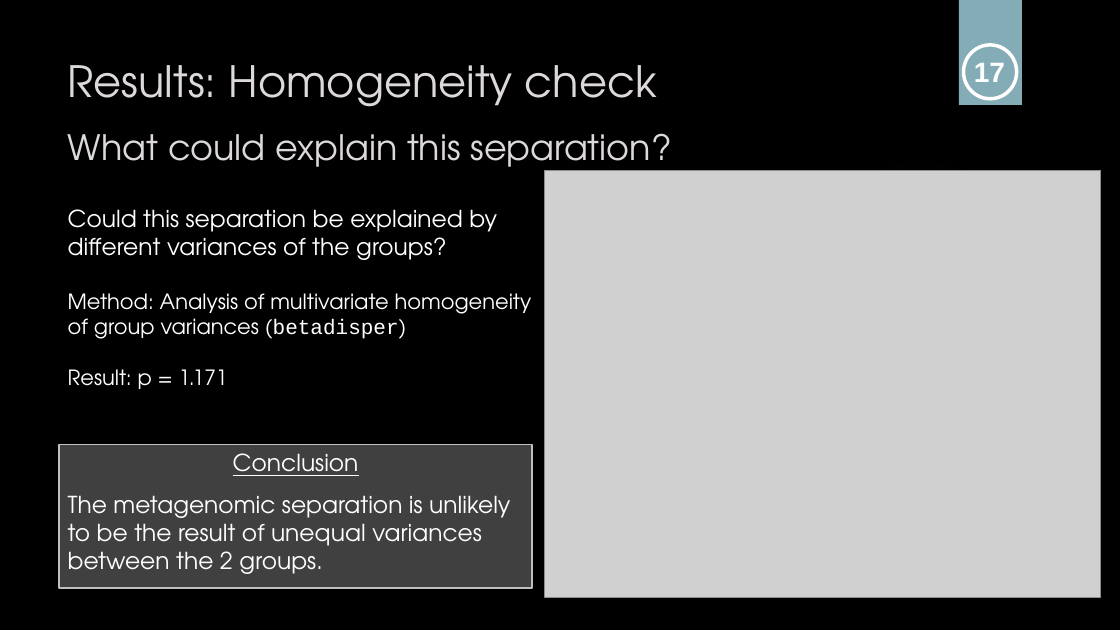
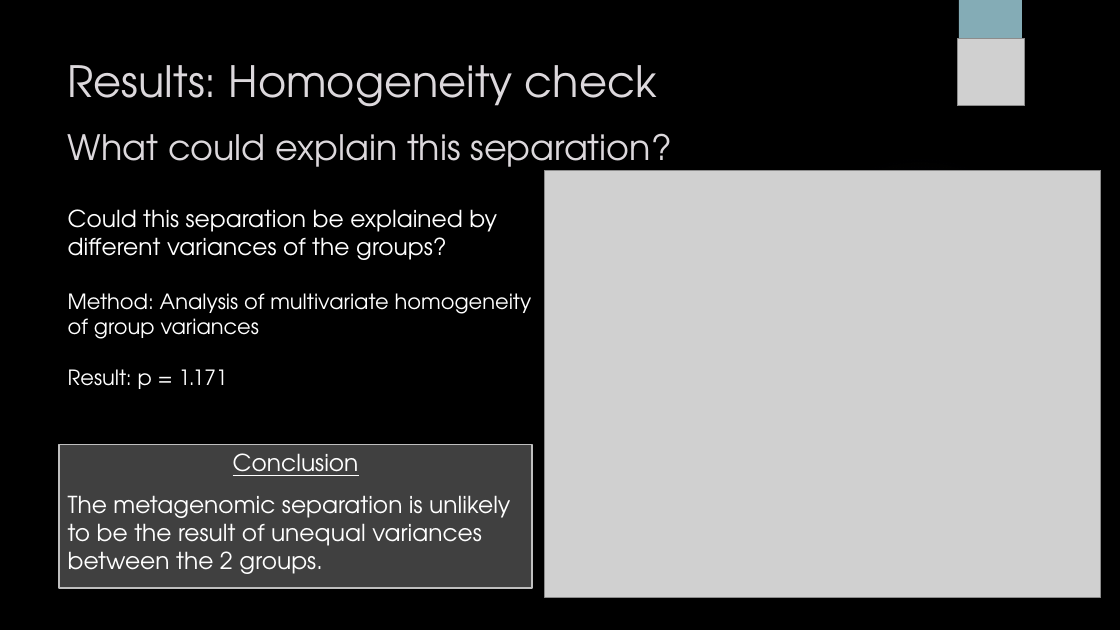
Before and after one commit to sabdeolive/Sabrina_BMS_Bachelor-Internship, a slide deck: slide 9 of Final Presentation.pptx. Drawn at 1120x630 pixels with LibreOffice and Linux fonts; fonts in the diff are those of the drawing; grey boxes stand for pictures; background and template pictures are left out. Boxes give left, top, right and bottom in pixels: in the first picture for what was removed or moved away, otherwise in the second. Text is boxed around its words. In the diff, an @@ line names an element or a change of style, - is before the commit and + after.

```diff
--- a/Final Presentation.pptx
+++ b/Final Presentation.pptx
@@ picture added at (x1=958, y1=38, x2=1025, y2=105) @@
@@ ellipse removed at (x1=964, y1=45, x2=1017, y2=98) @@
@@ text removed at (x1=974, y1=63, x2=1005, y2=82) @@
-17
@@ text at (x1=68, y1=293, x2=532, y2=339): text changed @@
-Method: Analysis of multivariate homogeneity of group variances (betadisper)
+Method: Analysis of multivariate homogeneity of group variances
```
Also in this commit, not shown: 20 other slides changed, 2 slides added, 1 slide removed.
